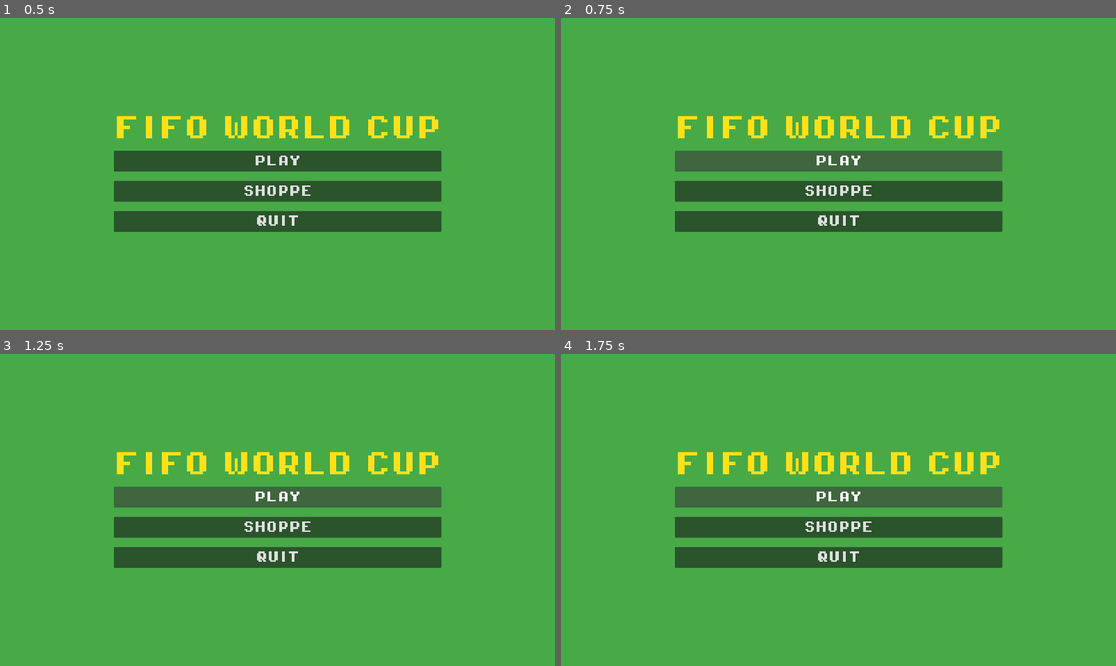
Above: before the commit, frames 1-4 (two rows, left to right).
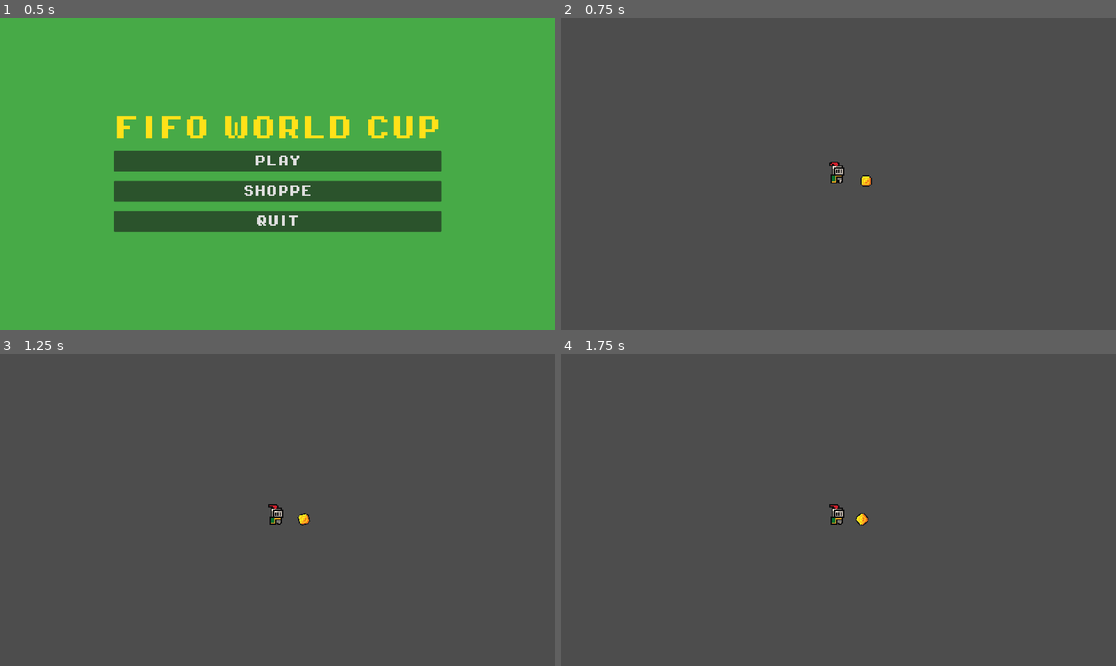
Above: after the commit, the same moments.

Repository: SeanK27/fifo-world-cup
Game: Godot game, scene res://scenes/main_menu.tscn
Two runs of this game, one before a commit and one after it. Both use one fixed random seed, a clock stepped at 60 frames per second and the inputs below.
Inputs (mouse positions are in pixels of both pictures, inside the frame that each line leads up to):
- Up to frame 1 (0.5 s): no input
- Up to frame 2 (0.75 s): click "PLAY" at 0.5 s
- Up to frame 3 (1.25 s): no input
- Up to frame 4 (1.75 s): click (838, 497) at 1.25 s, where only the run before the commit has a clickable "PLAY"

Frame 1 is identical in both runs. In frame 2, 100% of the frame differs, in the area x 0-100%, y 0-100%; in frame 3, 100%; in frame 4, 100%.

Commit message:
Play button activated

Diff:
--- a/scenes/main_menu.gd
+++ b/scenes/main_menu.gd
@@ -3,6 +3,10 @@
 func _ready() -> void:
 	$VBoxContainer/Button3.pressed.connect(_on_shoppe_pressed)
 	$VBoxContainer/Button4.pressed.connect(_on_quit_pressed)
+	$VBoxContainer/Button2.pressed.connect(_on_play_pressed)
+
+func _on_play_pressed() -> void:
+	get_tree().change_scene_to_file("res://scenes/soccer.tscn")
 
 func _on_shoppe_pressed() -> void:
 	get_tree().change_scene_to_file("res://scenes/betting.tscn")
